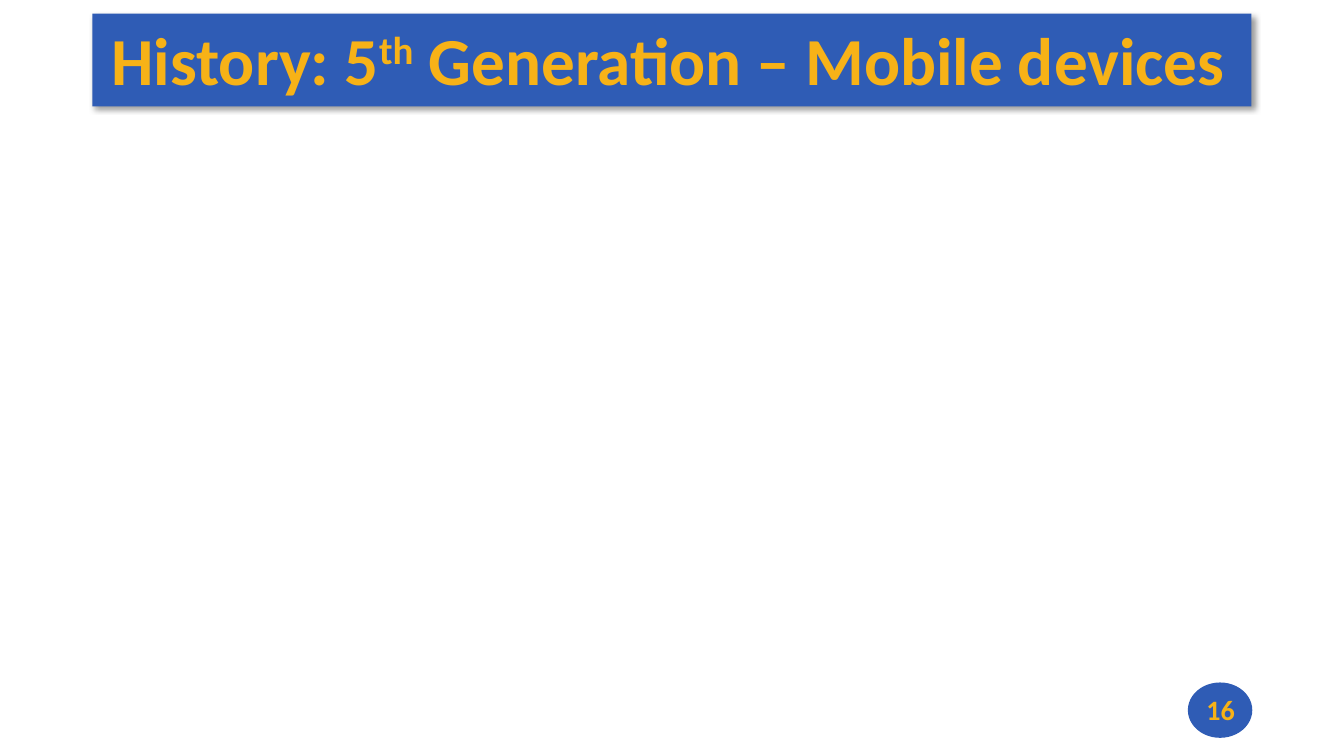
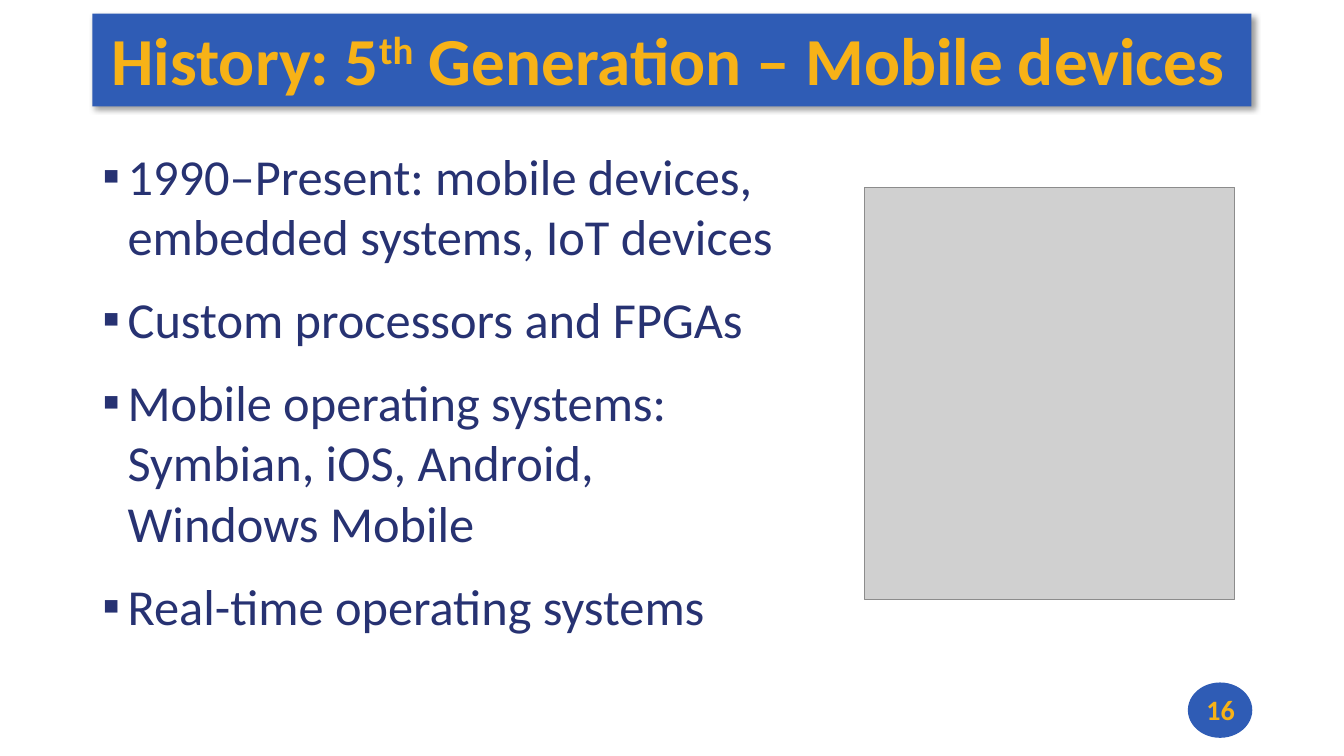
Before and after one commit to andrewt0301/hse-acos-course, a slide deck: slide 16 of docs/part1ca/01_Introduction/CA_Lecture_01.pptx. Drawn at 1344x756 pixels with LibreOffice and Linux fonts; fonts in the diff are those of the drawing; grey boxes stand for pictures. Boxes give left, top, right and bottom in pixels: in the first picture for what was removed or moved away, otherwise in the second. Text is boxed around its words. In the diff, an @@ line names an element or a change of style, - is before the commit and + after.

```diff
--- a/docs/part1ca/01_Introduction/CA_Lecture_01.pptx
+++ b/docs/part1ca/01_Introduction/CA_Lecture_01.pptx
@@ text added at bbox=[128, 160, 773, 634], 36 pt, text #273272 @@
+▪ 1990–Present: mobile devices, embedded systems, IoT devices
+▪ Custom processors and FPGAs
+▪ Mobile operating systems: Symbian, iOS, Android, Windows Mobile
+▪ Real-time operating systems
@@ picture added at bbox=[864, 188, 1235, 600] @@
```
Also in this commit, not shown: 5 other slides changed, 4 slides added, 2 slides removed, 4 other files.
